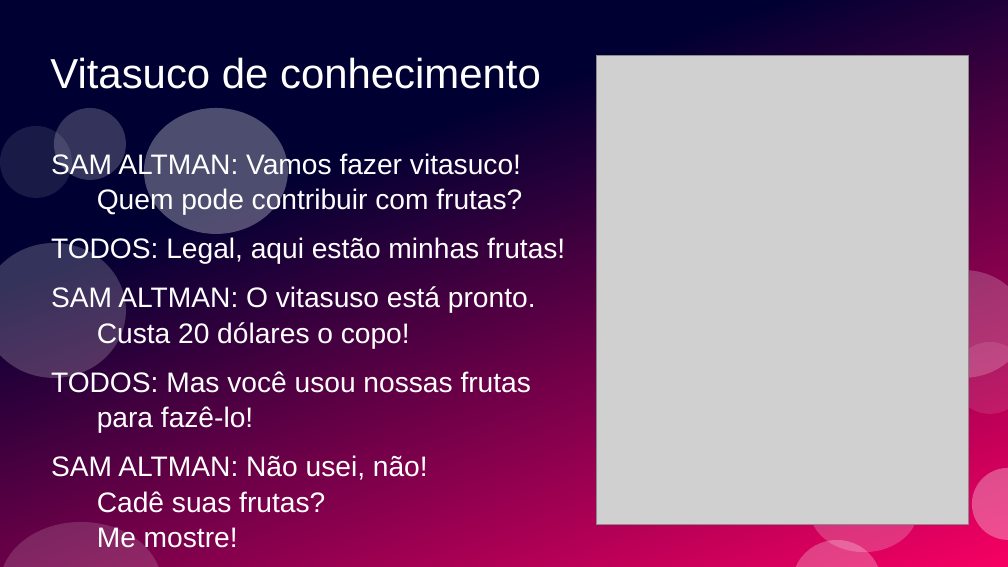
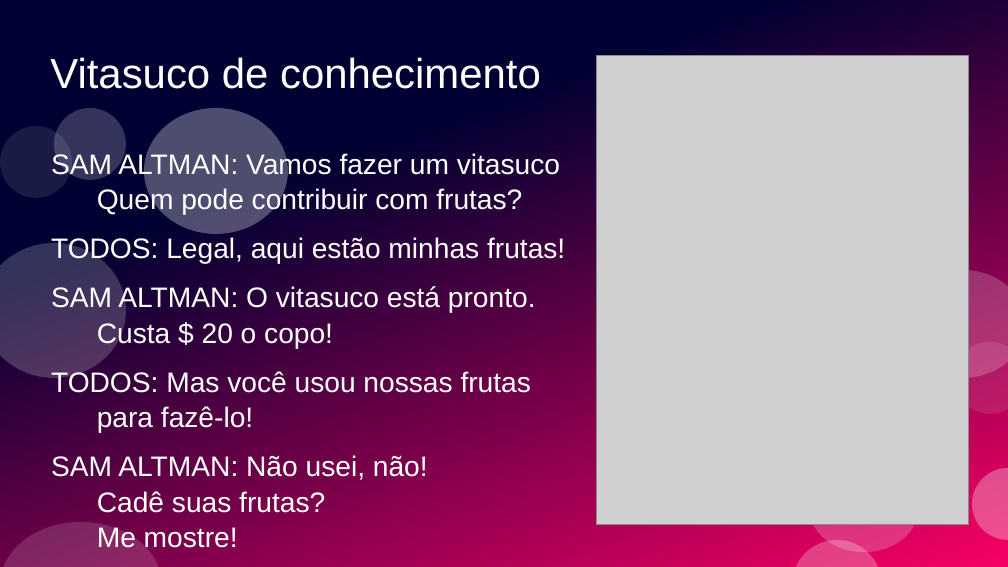
Before and after one commit to ramalho/sets-in-go, a slide deck: slide 107 of conj-em-go1_28.odp (slide 105 before the commit). Drawn at 1008x567 pixels with LibreOffice and Linux fonts; fonts in the diff are those of the drawing; grey boxes stand for pictures. Boxes give left, top, right and bottom in pixels: in the first picture for what was removed or moved away, otherwise in the second. Text is boxed around its words. In the diff, an @@ line names an element or a change of style, - is before the commit and + after.

```diff
--- a/conj-em-go1_28.odp
+++ b/conj-em-go1_28.odp
@@ text at (x1=51, y1=152, x2=560, y2=214): text changed @@
-SAM ALTMAN: Vamos fazer vitasuco! Quem pode contribuir com frutas?
+SAM ALTMAN: Vamos fazer um vitasuco
+Quem pode contribuir com frutas?
@@ text at (x1=51, y1=285, x2=536, y2=348): text changed @@
-SAM ALTMAN: O vitasuso está pronto. Custa 20 dólares o copo!
+SAM ALTMAN: O vitasuco está pronto.
+Custa $ 20 o copo!
```
Also in this commit, not shown: 35 other slides changed, 5 slides added, 3 slides removed, 1 other file.
